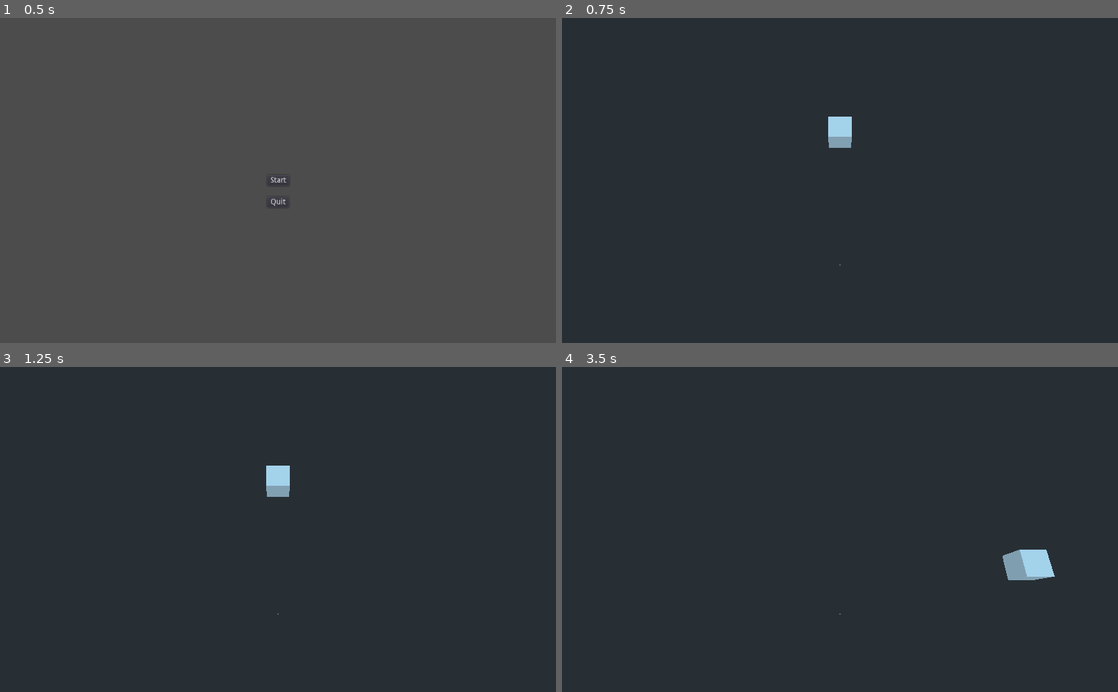
Above: before the commit, frames 1-4 (two rows, left to right).
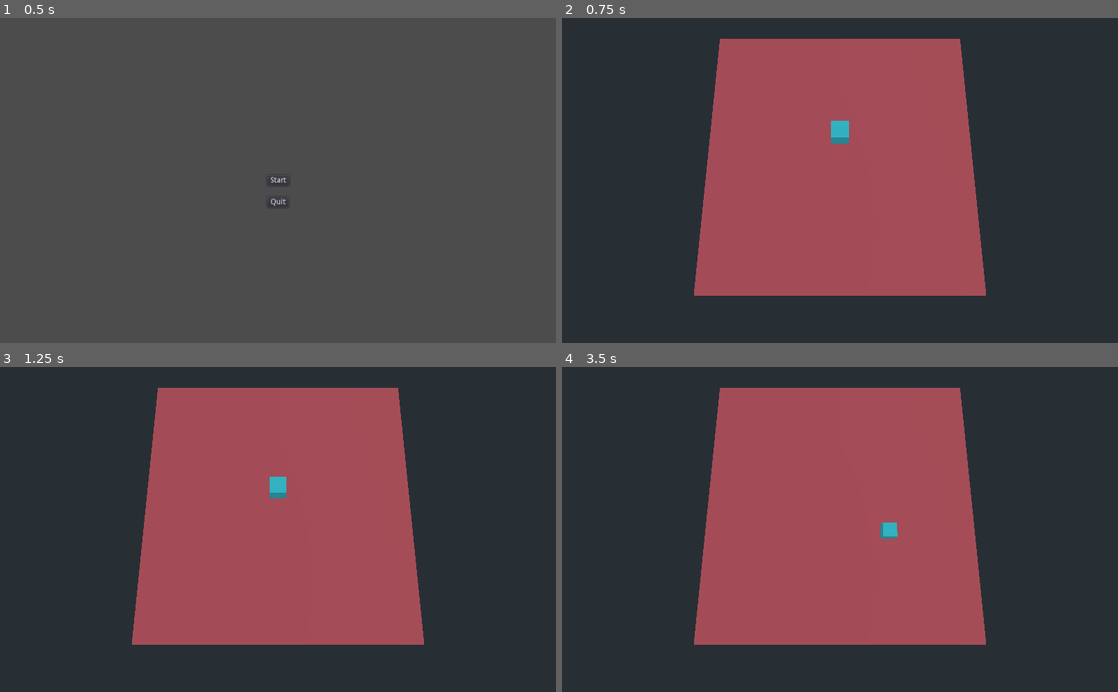
Above: after the commit, the same moments.

Repository: jamesaorson/into-the-crypt
Game: Godot game, scene res://ui/main_menu/main_menu.tscn
The game is run twice, just before and just after one commit, with the same random seed, the same clock (stepped at 60 frames per second) and the same inputs.
Inputs:
- Up to frame 1 (0.5 s): no input
- Up to frame 2 (0.75 s): click "Start" at 0.5 s
- Up to frame 3 (1.25 s): no input
- Up to frame 4 (3.5 s): tap Enter at 1.25 s; hold D (player_move_right) 1.28-2.03 s; hold S (player_move_backward) 2.03-2.78 s; hold D (player_move_right) from 2.78 s (still down)

Frame 1 is identical in both runs. In frame 2, 38% of the frame differs, in the area x 23-77%, y 6-86%; in frame 3, 38%; in frame 4, 39%, in the area x 23-89%, y 6-86%.

Commit message:
Add plane to move on and move relative to camera position

Diff:
--- a/ui/main_menu/main_menu.tscn
+++ b/ui/main_menu/main_menu.tscn
@@ -3,7 +3,6 @@
 [ext_resource path="res://ui/main_menu/main_menu.gd" type="Script" id=1]
 
 [node name="main_menu_control" type="Control"]
-editor/display_folded = true
 anchor_right = 1.0
 anchor_bottom = 1.0
 
--- a/world/player.gd
+++ b/world/player.gd
@@ -1,27 +1,47 @@
-extends CSGBox
+extends KinematicBody
 
-var velocity = 10
-var forward = { vector = Vector3(0, 0, 1), inputName = "player_move_forward" }
-var backward = { vector = -forward.vector, inputName = "player_move_backward" }
-var left = { vector = Vector3(1, 0, 0), inputName = "player_move_left" }
-var right = { vector = -left.vector, inputName = "player_move_right" }
+const FORWARD = { vector = Vector3(0, 0, 1), inputName = "player_move_forward" }
+const BACKWARD = { vector = -FORWARD.vector, inputName = "player_move_backward" }
+const LEFT = { vector = Vector3(1, 0, 0), inputName = "player_move_left" }
+const RIGHT = { vector = -LEFT.vector, inputName = "player_move_right" }
+const UP = { vector = Vector3(0, 1, 0), inputName = "player_move_up" }
+const DOWN = { vector = -UP.vector, inputName = "player_move_down" }
 
-var deadZone = 0.2
+var camera
+var gravity = -9.8
+var velocity = Vector3()
+
+const SPEED = 6
+const ACCELERATION = 3
+const DE_ACCELERATION = 5
 
 func _ready():
 	set_process(true)
+	camera = get_node("../Camera").get_global_transform()
 
-func _process(delta):
-	if Input.is_action_pressed(self.forward.inputName):
-		move(self.forward, self.velocity, delta)
-	if Input.is_action_pressed(self.backward.inputName):
-		move(self.backward, self.velocity, delta)
-	if Input.is_action_pressed(self.left.inputName):
-		move(self.left, self.velocity, delta)
-	if Input.is_action_pressed(self.right.inputName):
-		move(self.right, self.velocity, delta)
+func _physics_process(delta):
+	var direction = Vector3()
+	if (Input.is_action_pressed(self.FORWARD.inputName)):
+		direction += camera.basis[1]
+	if (Input.is_action_pressed(self.BACKWARD.inputName)):
+		direction += -camera.basis[1]
+	if (Input.is_action_pressed(self.LEFT.inputName)):
+		direction += -camera.basis[0]
+	if (Input.is_action_pressed(self.RIGHT.inputName)):
+		direction += camera.basis[0]
+	direction.y = 0
+	direction = direction.normalized()
 
-func move(direction, velocity, delta, deadZone = self.deadZone):
-	var strength = Input.get_action_strength(direction.inputName)
-	if abs(strength) > deadZone:
-		translate(direction.vector * strength * velocity * delta)
+	self.velocity.y += delta * self.gravity
+	var horizontalVelocity = self.velocity
+	horizontalVelocity.y = 0
+
+	var newPosition = direction * SPEED
+	var acceleration = DE_ACCELERATION
+
+	if (direction.dot(horizontalVelocity) > 0):
+		acceleration = ACCELERATION
+	horizontalVelocity = horizontalVelocity.linear_interpolate(newPosition, acceleration * delta)
+	self.velocity.x = horizontalVelocity.x
+	self.velocity.z = horizontalVelocity.z
+	self.velocity = move_and_slide(self.velocity, self.UP.vector)
--- a/world/world.tscn
+++ b/world/world.tscn
@@ -1,13 +1,38 @@
-[gd_scene load_steps=3 format=2]
+[gd_scene load_steps=7 format=2]
 
 [ext_resource path="res://world/world.gd" type="Script" id=1]
 [ext_resource path="res://world/player.gd" type="Script" id=2]
 
+[sub_resource type="BoxShape" id=1]
+
+[sub_resource type="SpatialMaterial" id=2]
+albedo_color = Color( 0.313726, 0.843137, 0.819608, 1 )
+
+[sub_resource type="BoxShape" id=3]
+
+[sub_resource type="SpatialMaterial" id=4]
+albedo_color = Color( 1, 0.360784, 0.360784, 1 )
+
 [node name="Spatial" type="Spatial"]
 script = ExtResource( 1 )
 
-[node name="Player" type="CSGBox" parent="."]
+[node name="Camera" type="Camera" parent="."]
+transform = Transform( -4.37114e-08, -0.984808, 0.173648, 0, 0.173648, 0.984808, -1, 4.30473e-08, -7.5904e-09, 10, 25, 0 )
+
+[node name="Player" type="KinematicBody" parent="."]
 script = ExtResource( 2 )
 
-[node name="Camera" type="Camera" parent="."]
-transform = Transform( -1, -8.21505e-008, 2.99003e-008, 0, 0.34202, 0.939693, -8.74228e-008, 0.939693, -0.34202, 0, 17.9153, -11.0499 )
+[node name="PlayerCollisionShape" type="CollisionShape" parent="Player"]
+shape = SubResource( 1 )
+
+[node name="PlayerBox" type="CSGBox" parent="Player"]
+material = SubResource( 2 )
+
+[node name="Ground" type="StaticBody" parent="."]
+transform = Transform( 20, 0, 0, 0, 1, 0, 0, 0, 20, 0, -10, 0 )
+
+[node name="GroundCollisionShape" type="CollisionShape" parent="Ground"]
+shape = SubResource( 3 )
+
+[node name="GroundBox" type="CSGBox" parent="Ground"]
+material = SubResource( 4 )
